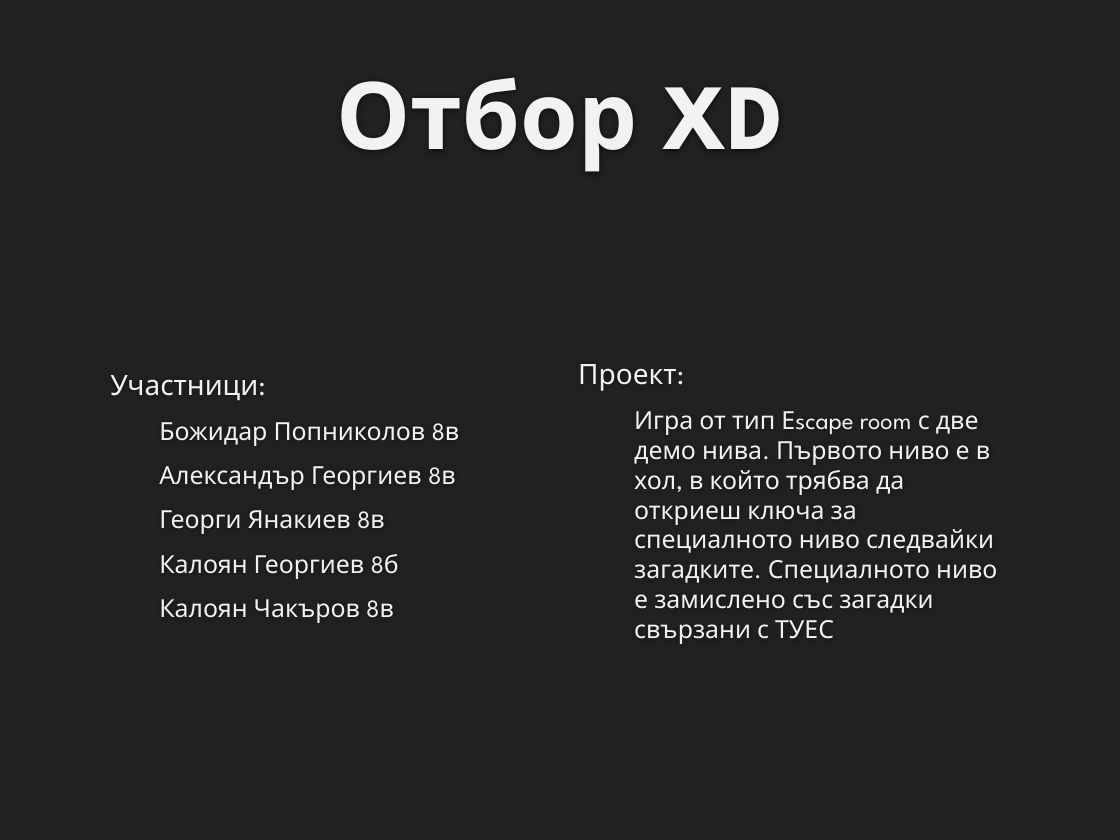
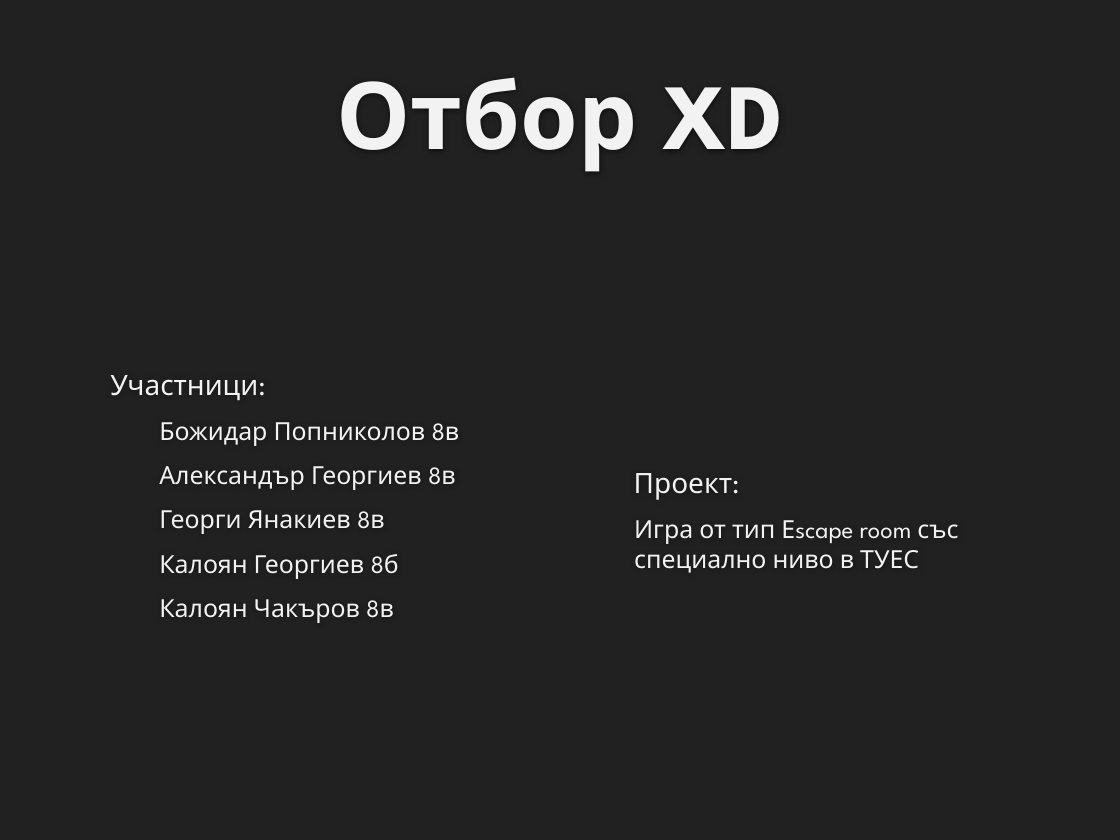
Before and after one commit to BojoPopnikolov/TeamXD, a slide deck: slide 1 of Presentation/Team xD.pptx. Drawn at 1120x840 pixels with LibreOffice and Linux fonts; fonts in the diff are those of the drawing; background and template pictures are left out. Boxes give left, top, right and bottom in pixels: in the first picture for what was removed or moved away, otherwise in the second. Text is boxed around its words. In the diff, an @@ line names an element or a change of style, - is before the commit and + after.

```diff
--- a/Presentation/Team xD.pptx
+++ b/Presentation/Team xD.pptx
@@ text at <box>634,473,733,500</box>: less space between paragraphs @@
@@ text at <box>634,520,958,573</box>: text changed @@
-  Игра от тип Еscape room с две демо нива. Първото ниво е в хол, в който трябва да откриеш ключа за специалното ниво следвайки загадките. Специалното ниво е замислено със загадки свързани с ТУЕС
+  Игра от тип Еscape room със специално ниво в ТУЕС
```
Also in this commit, not shown: 3 other slides changed.
